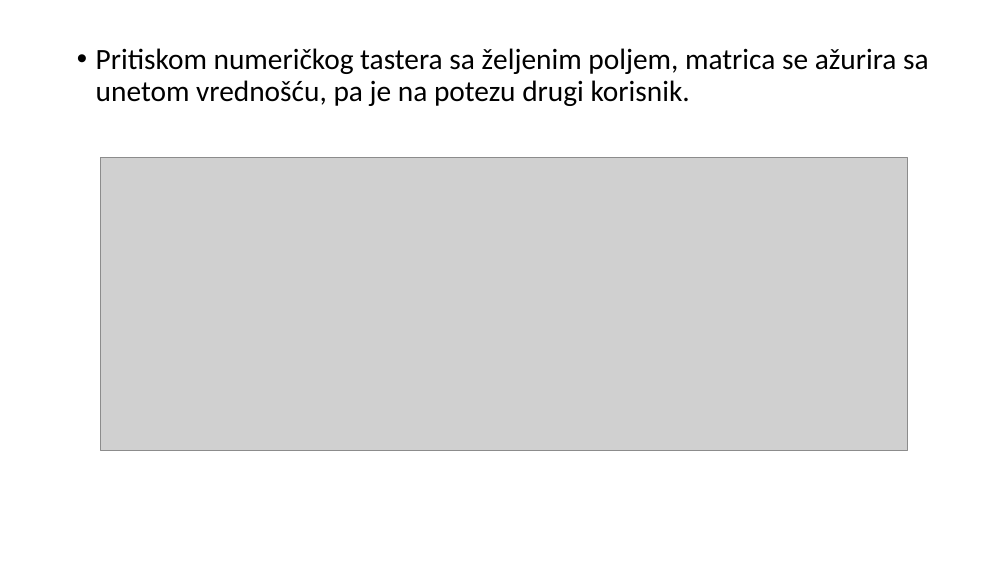
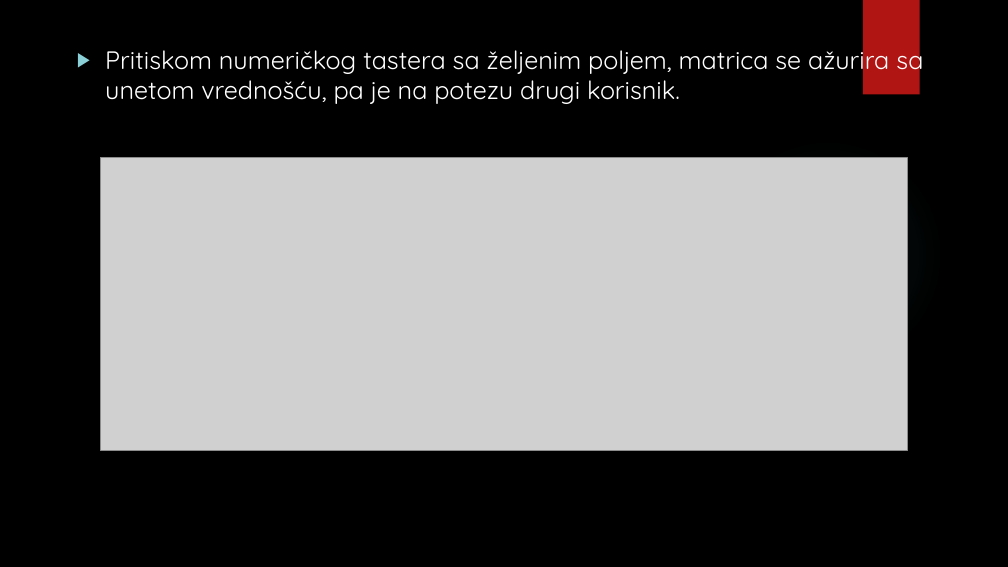
Before and after one commit to DjordjeA/X-O-game, a slide deck: slide 4 of Iks-Oks.pptx. Drawn at 1008x567 pixels with LibreOffice and Linux fonts; fonts in the diff are those of the drawing; grey boxes stand for pictures; background and template pictures are left out. Boxes give left, top, right and bottom in pixels: in the first picture for what was removed or moved away, otherwise in the second. Text is boxed around its words. In the diff, an @@ line names an element or a change of style, - is before the commit and + after.

```diff
--- a/Iks-Oks.pptx
+++ b/Iks-Oks.pptx
@@ background #FFFFFF to picture (left out) @@
@@ rectangle added at (863, 0, 920, 95), fill #B01513 @@
@@ text "Pritiskom numeričkog tastera sa željenim ..." at (105, 43, 923, 104): size 28 to 24 pt, font Calibri to Quicksand, text colour #000000 to #FFFFFF; bullet • to ▶; line spacing 0.9 to 1 @@
@@ ellipse added at (712, 138, 944, 371), fill gradient #50B9C1 @@
```
Also in this commit, not shown: 5 other slides changed.
